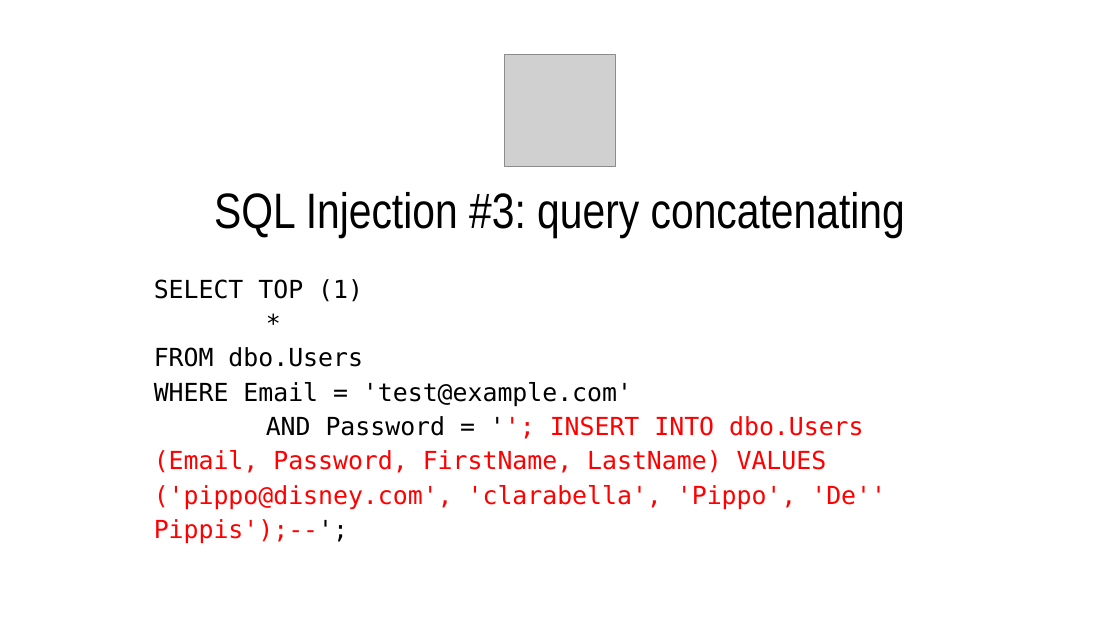
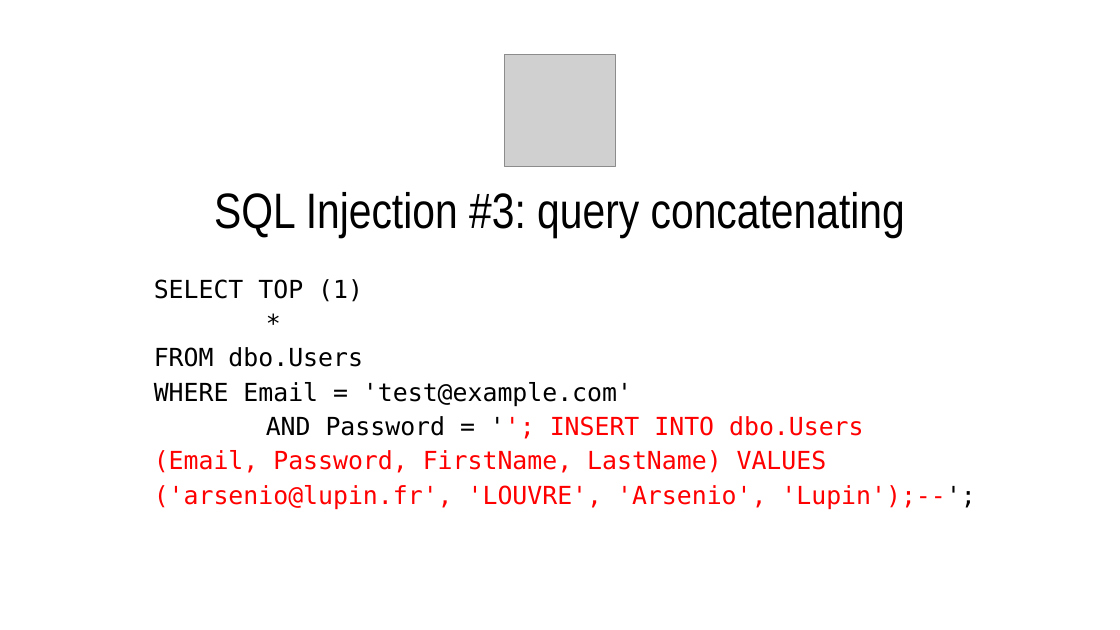
Before and after one commit to CodicePlastico/BibeCatalogue, a slide deck: slide 17 of 2025-11-04.UniBS - SQL Injection crash(ed) course.pptx. Drawn at 1120x630 pixels with LibreOffice and Linux fonts; fonts in the diff are those of the drawing; grey boxes stand for pictures; background and template pictures are left out. Boxes give left, top, right and bottom in pixels: in the first picture for what was removed or moved away, otherwise in the second. Text is boxed around its words. In the diff, an @@ line names an element or a change of style, - is before the commit and + after.

```diff
--- a/2025-11-04.UniBS - SQL Injection crash(ed) course.pptx
+++ b/2025-11-04.UniBS - SQL Injection crash(ed) course.pptx
@@ title at (154, 279, 975, 510): text changed @@
-SELECT TOP (1)
-*
-FROM dbo.Users
-WHERE Email = 'test@example.com'
-AND Password = ''; INSERT INTO dbo.Users (Email, Password, FirstName, LastName) VALUES ('pippo@disney.com', 'clarabella', 'Pippo', 'De'' Pippis');--';
+SELECT TOP (1)
+*
+FROM dbo.Users
+WHERE Email = 'test@example.com'
+AND Password = ''; INSERT INTO dbo.Users (Email, Password, FirstName, LastName) VALUES ('arsenio@lupin.fr', 'LOUVRE', 'Arsenio', 'Lupin');--';
```
Also in this commit, not shown: 5 other slides changed, 1 other file.
